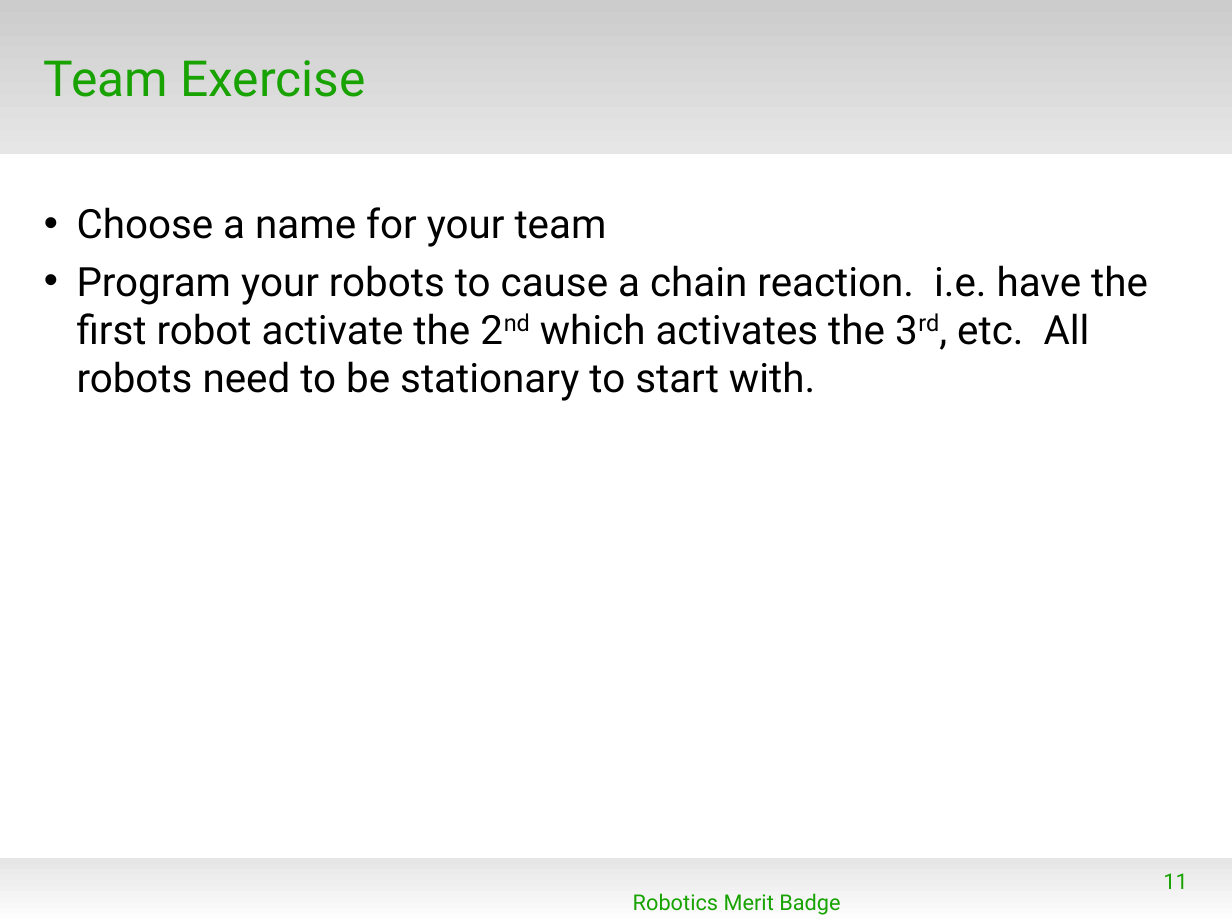
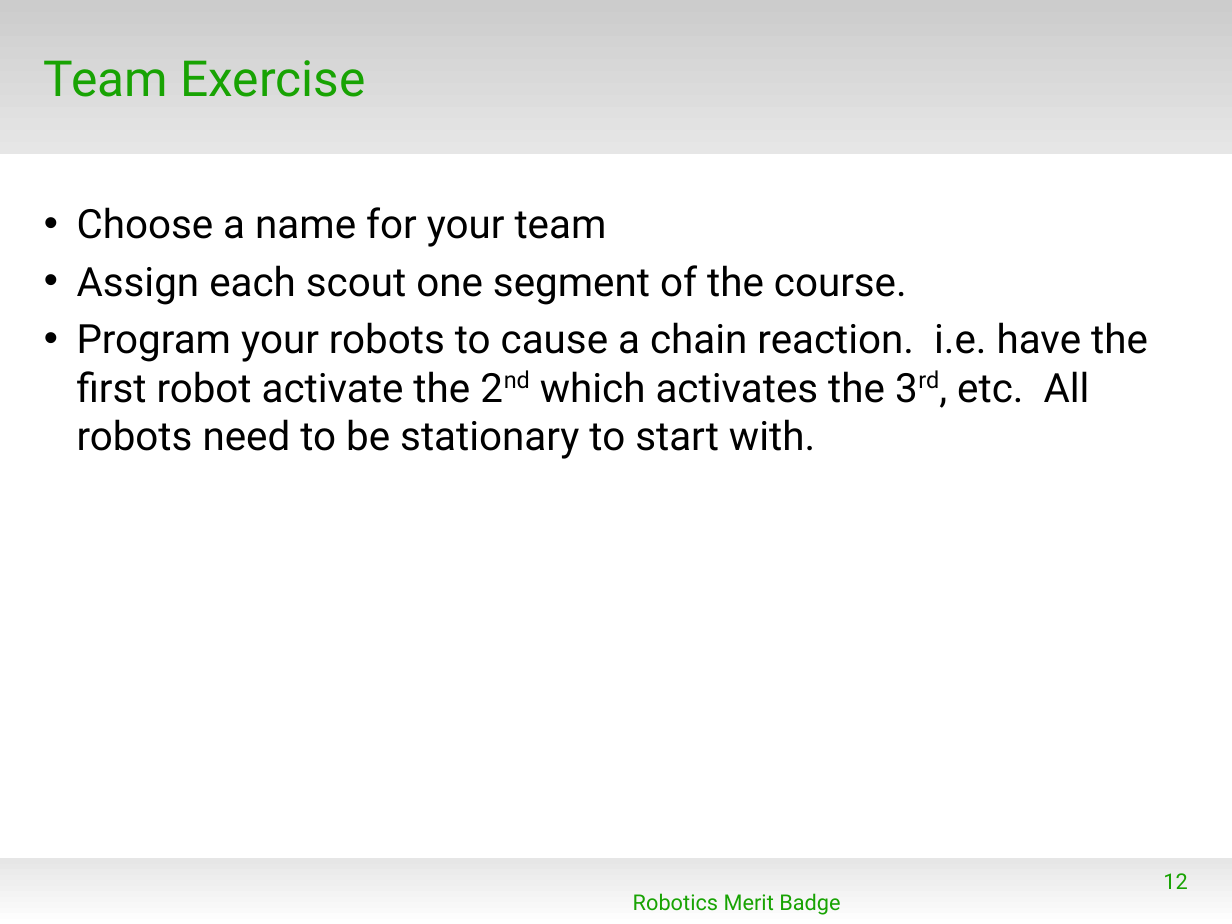
Before and after one commit to mcli/RoboticsMB, a slide deck: slide 12 of doc/RMB_Session3.odp (slide 11 before the commit). Drawn at 1232x924 pixels with LibreOffice and Linux fonts; fonts in the diff are those of the drawing; background and template pictures are left out. Boxes give left, top, right and bottom in pixels: in the first picture for what was removed or moved away, otherwise in the second. Text is boxed around its words. In the diff, an @@ line names an element or a change of style, - is before the commit and + after.

```diff
--- a/doc/RMB_Session3.odp
+++ b/doc/RMB_Session3.odp
@@ text at (77, 265, 907, 305): paragraph added @@
+• Assign each scout one segment of the course.
@@ page number at (1163, 873, 1187, 889): text changed @@
-11
+12
```
Also in this commit, not shown: 8 other slides changed, 1 slide added.
